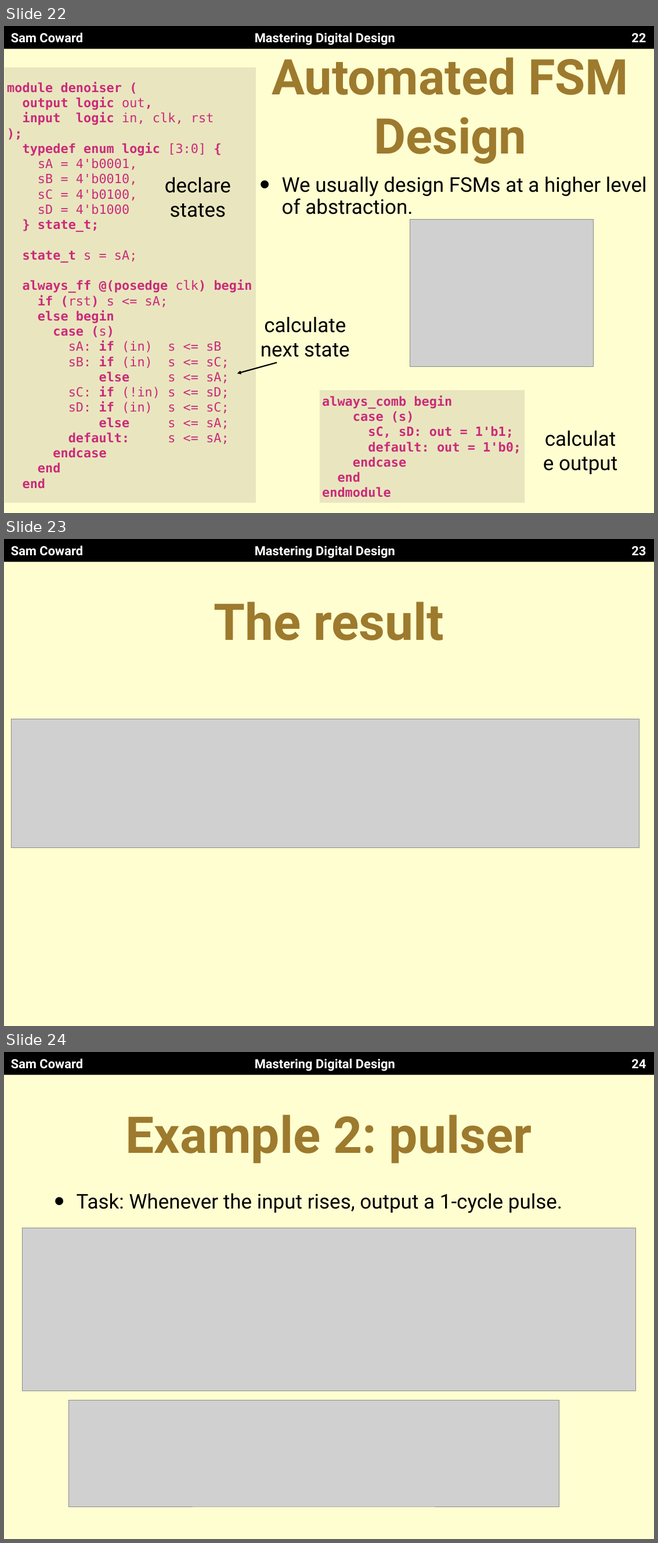
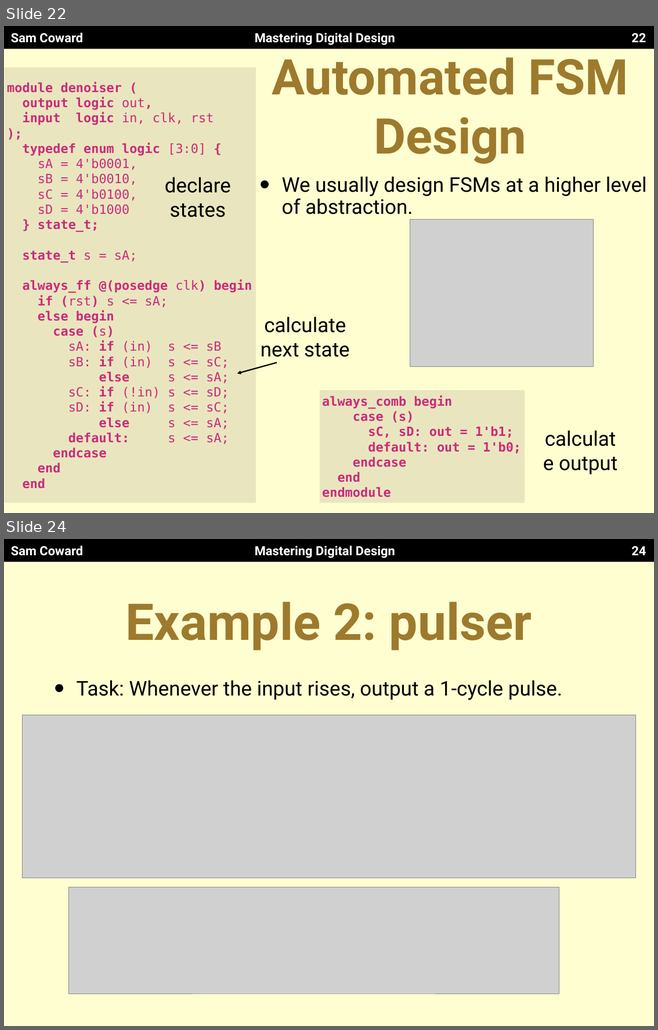
Before and after one commit to Mastering-Digital-Design/Lab-Module, a slide deck: lectures/lecture3.pptx. Shown one above the other, each under a label of ours: slides 22, 23 and 24 before the commit, slides 22 and 24 after it; the slides between them are not shown. The pictures are 658x1543 and 658x1030 pixels, drawn with LibreOffice and Linux fonts; fonts in the diff are those of the drawing; grey boxes stand for pictures. Boxes give left, top, right and bottom in pixels: in the first picture for what was removed or moved away, otherwise in the second. Text is boxed around its words. In the diff, an @@ line names an element or a change of style, - is before the commit and + after.

```diff
--- a/lectures/lecture3.pptx
+++ b/lectures/lecture3.pptx
@@ slide 23 removed at box(4, 539, 654, 1026), background #FFFED1; not listed: 3 template elements that a slide beside it also shows @@
@@ page number removed at box(631, 546, 645, 556) @@
-23
@@ title removed at box(213, 602, 444, 641) @@
-The result
@@ picture removed at box(12, 719, 639, 848) @@
```
Also in this commit, not shown: 9 slides changed, 1 slide added.
